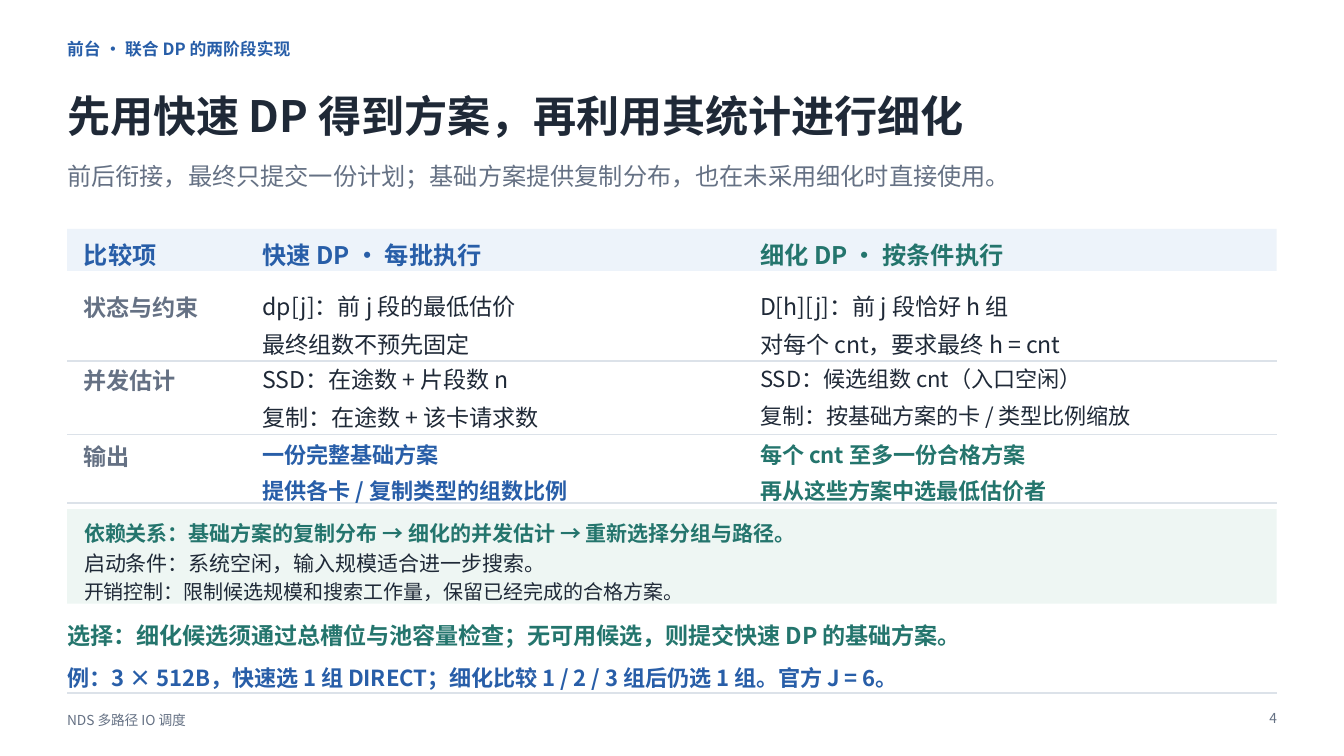
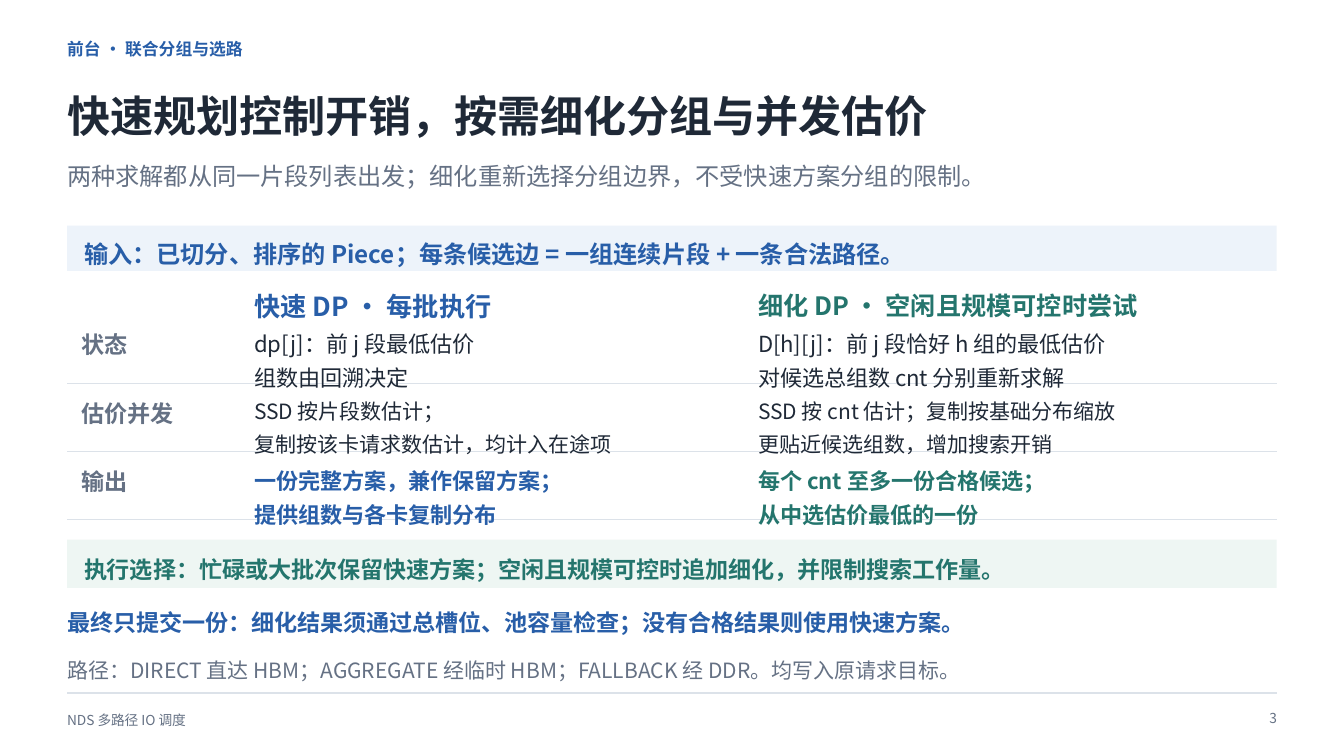
Before and after one commit to dpj135/hackathon, a slide deck: slide 4 of submissions/kaisennhu/07_答辩PPT/答辩介绍.pptx (slide 5 before the commit). Drawn at 1344x756 pixels with LibreOffice and Linux fonts; fonts in the diff are those of the drawing. Boxes give left, top, right and bottom in pixels: in the first picture for what was removed or moved away, otherwise in the second. Text is boxed around its words. In the diff, an @@ line names an element or a change of style, - is before the commit and + after.

Commit message:
docs: 精简答辩为八页并补全请求整理流程

```diff
--- a/submissions/kaisennhu/07_答辩PPT/答辩介绍.pptx
+++ b/submissions/kaisennhu/07_答辩PPT/答辩介绍.pptx
@@ text at [67,40,242,57]: text changed @@
-前台 · 联合 DP 的两阶段实现
+前台 · 联合分组与选路
@@ text at [67,95,928,138]: text changed @@
-先用快速 DP 得到方案，再利用其统计进行细化
+快速规划控制开销，按需细化分组与并发估价
@@ text at [67,164,986,189]: text changed @@
-前后衔接，最终只提交一份计划；基础方案提供复制分布，也在未采用细化时直接使用。
+两种求解都从同一片段列表出发；细化重新选择分组边界，不受快速方案分组的限制。
@@ text removed at [84,243,157,266] @@
-比较项
@@ text added at [84,242,905,267], 17.2 pt, text #285EA8, bold @@
+输入：已切分、排序的 Piece；每条候选边 = 一组连续片段 + 一条合法路径。
@@ text "快速 DP · 每批执行": place and size @@
-text "快速 DP · 每批执行" at [263,243,482,266]
+text "快速 DP · 每批执行" at [254,293,492,319]
@@ text "快速 DP · 每批执行" at [254,293,492,319]: size 17.2 to 18.8 pt; less space between paragraphs @@
@@ text at [758,293,1138,318]: text changed; size 17.2 to 18 pt @@
-细化 DP · 按条件执行
+细化 DP · 空闲且规模可控时尝试
@@ text at [82,333,128,355]: text changed @@
-状态与约束
+状态
@@ text at [254,333,474,388]: text changed; size 16.5 to 15.8 pt @@
-dp[j]：前 j 段的最低估价
-最终组数不预先固定
+dp[j]：前 j 段最低估价
+组数由回溯决定
@@ text at [758,333,1106,388]: text changed; size 16.5 to 15.8 pt @@
-D[h][j]：前 j 段恰好 h 组
-对每个 cnt，要求最终 h = cnt
+D[h][j]：前 j 段恰好 h 组的最低估价
+对候选总组数 cnt 分别重新求解
@@ line moved from (68, 361) - (1277, 361) to (68, 383) - (1277, 383) @@
@@ text at [82,402,174,424]: text changed @@
-并发估计
+估价并发
@@ text at [254,401,611,454]: text changed; size 16.5 to 15 pt @@
-SSD：在途数 + 片段数 n
-复制：在途数 + 该卡请求数
+SSD 按片段数估计；
+复制按该卡请求数估计，均计入在途项
@@ text at [758,401,1116,454]: text changed; size 15.8 to 15 pt @@
-SSD：候选组数 cnt（入口空闲）
-复制：按基础方案的卡 / 类型比例缩放
+SSD 按 cnt 估计；复制按基础分布缩放
+更贴近候选组数，增加搜索开销
@@ line moved from (68, 435) - (1277, 435) to (68, 452) - (1277, 452) @@
@@ text "输出": place and size @@
-text "输出" at [84,445,130,467]
+text "输出" at [82,470,128,492]
@@ text "输出" at [82,470,128,492]: less space between paragraphs @@
@@ text at [254,470,562,525]: text changed @@
-一份完整基础方案
-提供各卡 / 复制类型的组数比例
+一份完整方案，兼作保留方案；
+提供组数与各卡复制分布
@@ text at [758,470,1045,525]: text changed @@
-每个 cnt 至多一份合格方案
-再从这些方案中选最低估价者
+每个 cnt 至多一份合格候选；
+从中选估价最低的一份
@@ rectangle: place and size @@
-rectangle at [68,509,1277,604]
+rectangle at [68,539,1277,588]
@@ line moved from (68, 503) - (1277, 503) to (68, 520) - (1277, 520) @@
@@ text at [84,558,1004,582]: text changed; size 15 to 16.5 pt @@
-依赖关系：基础方案的复制分布 → 细化的并发估计 → 重新选择分组与路径。
+执行选择：忙碌或大批次保留快速方案；空闲且规模可控时追加细化，并限制搜索工作量。
@@ text removed at [84,553,546,573] @@
-启动条件：系统空闲，输入规模适合进一步搜索。
@@ text at [67,611,964,635]: text changed; size 14.2 to 16.5 pt; text colour #1F2937 to #285EA8; bold on @@
-开销控制：限制候选规模和搜索工作量，保留已经完成的合格方案。
+最终只提交一份：细化结果须通过总槽位、池容量检查；没有合格结果则使用快速方案。
@@ text removed at [67,624,961,648] @@
-选择：细化候选须通过总槽位与池容量检查；无可用候选，则提交快速 DP 的基础方案。
@@ text removed at [67,667,898,690] @@
-例：3 × 512B，快速选 1 组 DIRECT；细化比较 1 / 2 / 3 组后仍选 1 组。官方 J = 6。
@@ text added at [67,660,960,681], 15 pt, text #657184 @@
+路径：DIRECT 直达 HBM；AGGREGATE 经临时 HBM；FALLBACK 经 DDR。均写入原请求目标。
@@ text at [1269,713,1277,723]: text changed @@
-4
+3
```
Also in this commit, not shown: 5 other slides changed, 2 slides added, 5 slides removed, 5 other files.
